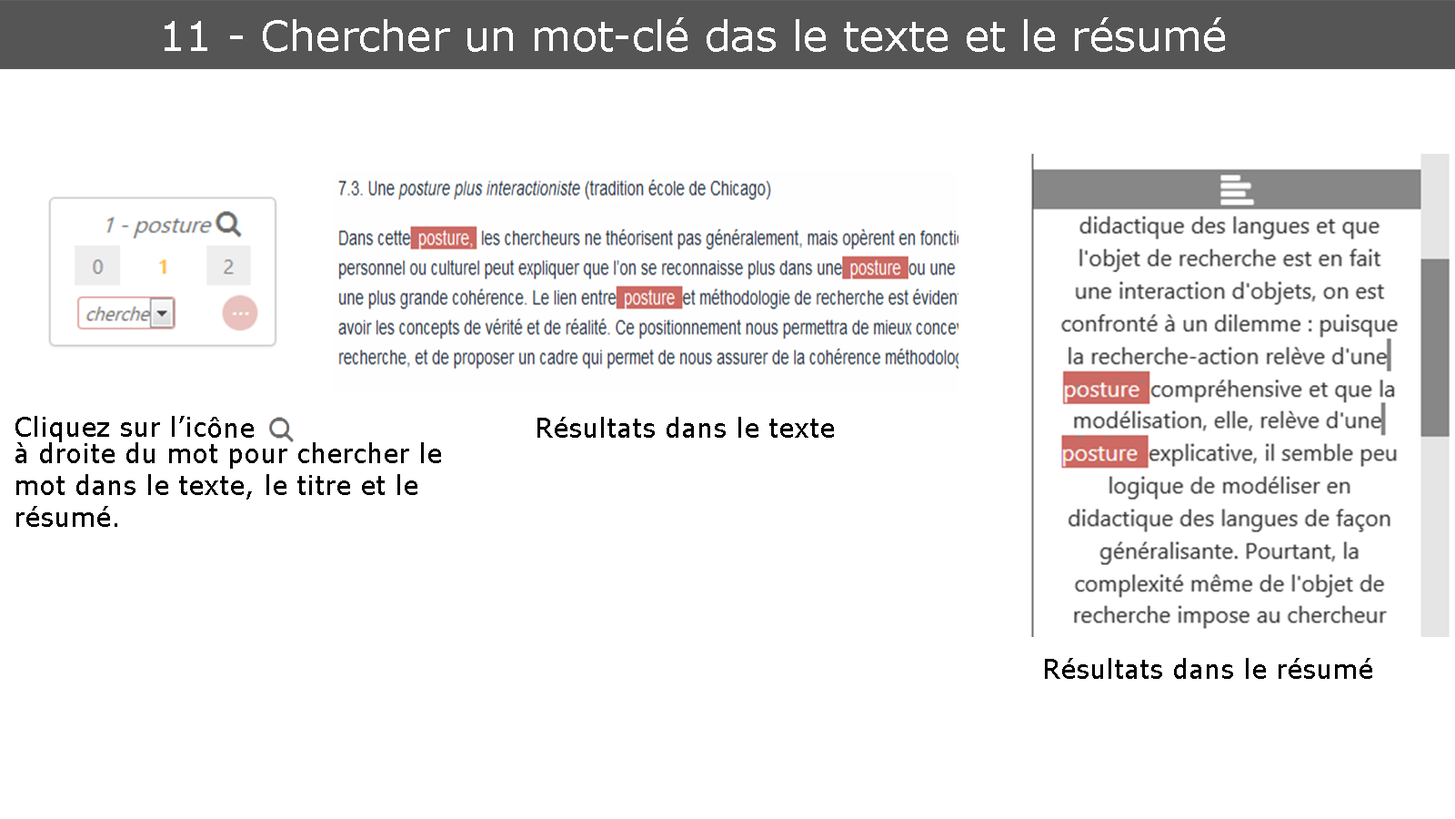
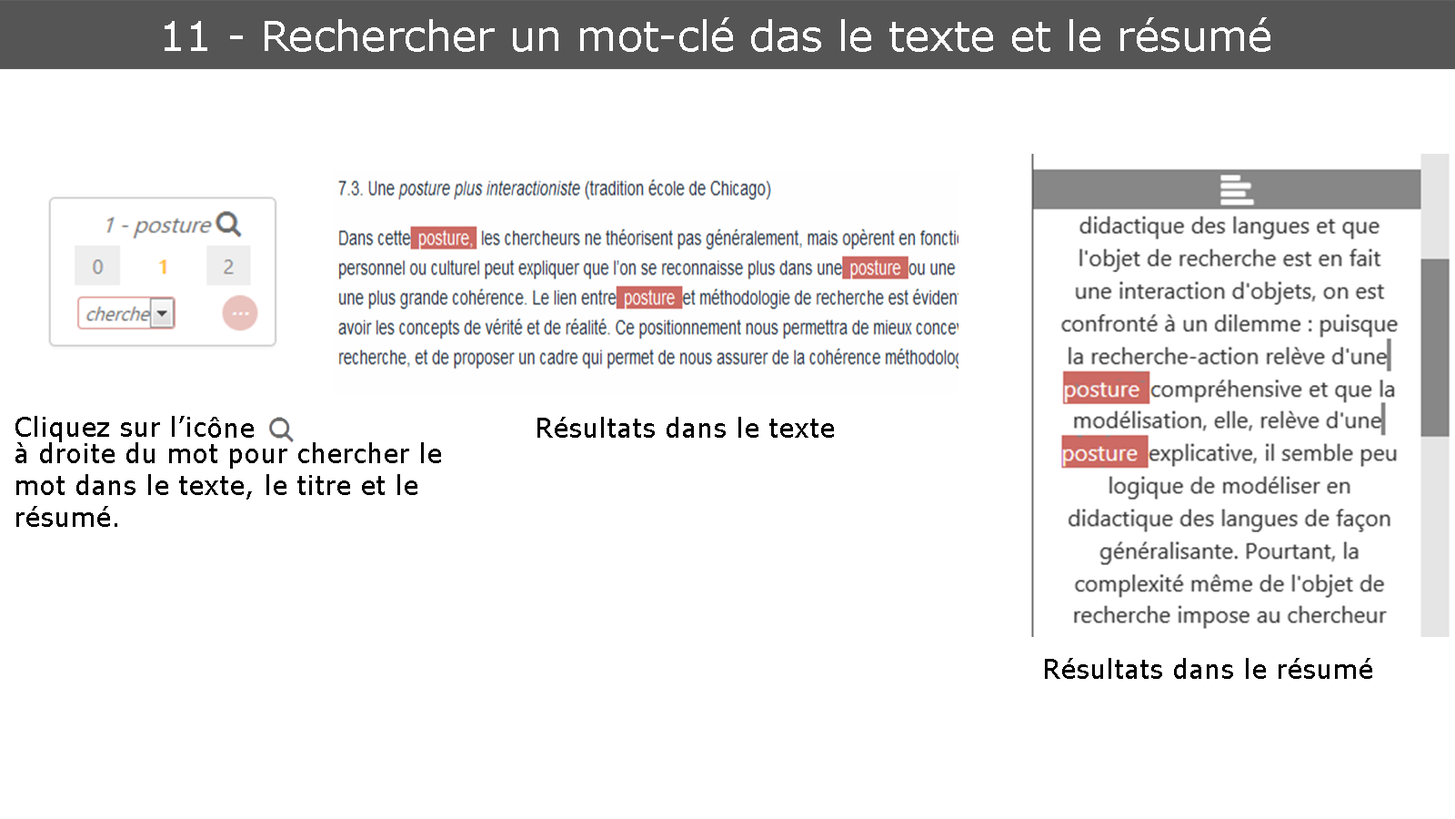
Layered file, before and after one edit (1455x819). Changes by layer:
renamed "11 - Chercher un mot-clé das le texte et le résumé" to "11 - Rechercher un mot-clé das le texte et le résumé", painted on it over [262, 17, 1271, 52]
